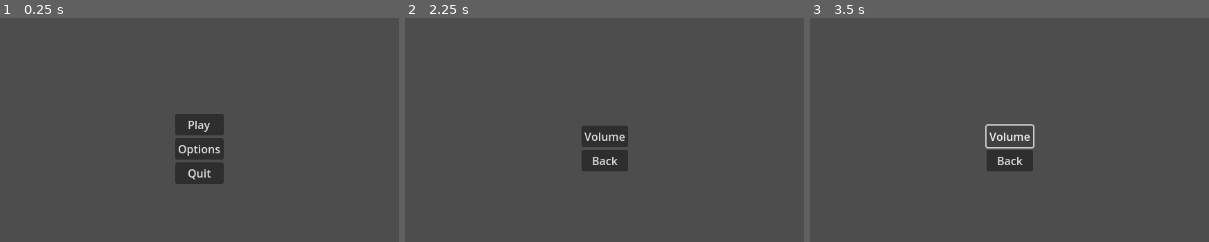
Above: before the commit, frames 1-3 (left to right).
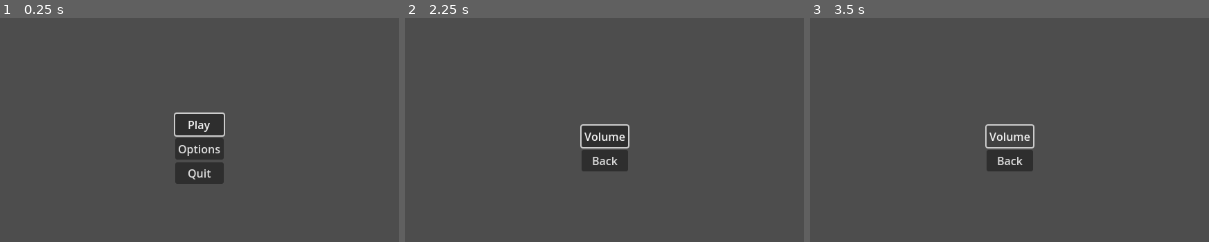
Above: after the commit, the same moments.

Repository: UN-Games/tunnels
Game: Godot game, scene res://scenes/main.tscn
Same seed, same stepped clock (60 frames per second), same inputs: the game is played once before the commit and once after it.
Inputs:
- Up to frame 1 (0.25 s): no input
- Up to frame 2 (2.25 s): click "Options" at 0.5 s; click "Back" at 1.25 s; click "Options" at 2 s
- Up to frame 3 (3.5 s): click "Volume" at 2.75 s
The pictures show only the part of the screen within x 25-75%, y 21-71%; the shares and areas given below are measured in that part.

The runs differ from the first frame. In frame 1, 0.3% of the frame differs, in the area x 43-57%, y 41-54%; in frame 2, 0.3%, in the area x 43-57%, y 47-59%; in frame 3, nothing differs.

Commit message:
Added Menu Focus
Now the focus can be navigated with the keyboard

Diff:
--- a/project.godot
+++ b/project.godot
@@ -25,6 +25,65 @@
 "res://scenes/game/": "orange"
 }
 
+[input]
+
+ui_left={
+"deadzone": 0.5,
+"events": [Object(InputEventKey,"resource_local_to_scene":false,"resource_name":"","device":0,"window_id":0,"alt_pressed":false,"shift_pressed":false,"ctrl_pressed":false,"meta_pressed":false,"pressed":false,"keycode":4194319,"physical_keycode":0,"key_label":0,"unicode":0,"echo":false,"script":null)
+, Object(InputEventJoypadButton,"resource_local_to_scene":false,"resource_name":"","device":0,"button_index":13,"pressure":0.0,"pressed":false,"script":null)
+, Object(InputEventJoypadMotion,"resource_local_to_scene":false,"resource_name":"","device":0,"axis":0,"axis_value":-1.0,"script":null)
+, Object(InputEventKey,"resource_local_to_scene":false,"resource_name":"","device":-1,"window_id":0,"alt_pressed":false,"shift_pressed":false,"ctrl_pressed":false,"meta_pressed":false,"pressed":false,"keycode":0,"physical_keycode":65,"key_label":0,"unicode":97,"echo":false,"script":null)
+]
+}
+ui_right={
+"deadzone": 0.5,
+"events": [Object(InputEventKey,"resource_local_to_scene":false,"resource_name":"","device":0,"window_id":0,"alt_pressed":false,"shift_pressed":false,"ctrl_pressed":false,"meta_pressed":false,"pressed":false,"keycode":4194321,"physical_keycode":0,"key_label":0,"unicode":0,"echo":false,"script":null)
+, Object(InputEventJoypadButton,"resource_local_to_scene":false,"resource_name":"","device":0,"button_index":14,"pressure":0.0,"pressed":false,"script":null)
+, Object(InputEventJoypadMotion,"resource_local_to_scene":false,"resource_name":"","device":0,"axis":0,"axis_value":1.0,"script":null)
+, Object(InputEventKey,"resource_local_to_scene":false,"resource_name":"","device":-1,"window_id":0,"alt_pressed":false,"shift_pressed":false,"ctrl_pressed":false,"meta_pressed":false,"pressed":false,"keycode":0,"physical_keycode":68,"key_label":0,"unicode":100,"echo":false,"script":null)
+]
+}
+ui_up={
+"deadzone": 0.5,
+"events": [Object(InputEventKey,"resource_local_to_scene":false,"resource_name":"","device":0,"window_id":0,"alt_pressed":false,"shift_pressed":false,"ctrl_pressed":false,"meta_pressed":false,"pressed":false,"keycode":4194320,"physical_keycode":0,"key_label":0,"unicode":0,"echo":false,"script":null)
+, Object(InputEventJoypadButton,"resource_local_to_scene":false,"resource_name":"","device":0,"button_index":11,"pressure":0.0,"pressed":false,"script":null)
+, Object(InputEventJoypadMotion,"resource_local_to_scene":false,"resource_name":"","device":0,"axis":1,"axis_value":-1.0,"script":null)
+, Object(InputEventKey,"resource_local_to_scene":false,"resource_name":"","device":-1,"window_id":0,"alt_pressed":false,"shift_pressed":false,"ctrl_pressed":false,"meta_pressed":false,"pressed":false,"keycode":0,"physical_keycode":87,"key_label":0,"unicode":119,"echo":false,"script":null)
+]
+}
+ui_down={
+"deadzone": 0.5,
+"events": [Object(InputEventKey,"resource_local_to_scene":false,"resource_name":"","device":0,"window_id":0,"alt_pressed":false,"shift_pressed":false,"ctrl_pressed":false,"meta_pressed":false,"pressed":false,"keycode":4194322,"physical_keycode":0,"key_label":0,"unicode":0,"echo":false,"script":null)
+, Object(InputEventJoypadButton,"resource_local_to_scene":false,"resource_name":"","device":0,"button_index":12,"pressure":0.0,"pressed":false,"script":null)
+, Object(InputEventJoypadMotion,"resource_local_to_scene":false,"resource_name":"","device":0,"axis":1,"axis_value":1.0,"script":null)
+, Object(InputEventKey,"resource_local_to_scene":false,"resource_name":"","device":-1,"window_id":0,"alt_pressed":false,"shift_pressed":false,"ctrl_pressed":false,"meta_pressed":false,"pressed":false,"keycode":0,"physical_keycode":83,"key_label":0,"unicode":115,"echo":false,"script":null)
+]
+}
+up={
+"deadzone": 0.5,
+"events": [Object(InputEventKey,"resource_local_to_scene":false,"resource_name":"","device":-1,"window_id":0,"alt_pressed":false,"shift_pressed":false,"ctrl_pressed":false,"meta_pressed":false,"pressed":false,"keycode":0,"physical_keycode":4194320,"key_label":0,"unicode":0,"echo":false,"script":null)
+, Object(InputEventKey,"resource_local_to_scene":false,"resource_name":"","device":-1,"window_id":0,"alt_pressed":false,"shift_pressed":false,"ctrl_pressed":false,"meta_pressed":false,"pressed":false,"keycode":0,"physical_keycode":87,"key_label":0,"unicode":119,"echo":false,"script":null)
+]
+}
+down={
+"deadzone": 0.5,
+"events": [Object(InputEventKey,"resource_local_to_scene":false,"resource_name":"","device":-1,"window_id":0,"alt_pressed":false,"shift_pressed":false,"ctrl_pressed":false,"meta_pressed":false,"pressed":false,"keycode":0,"physical_keycode":4194322,"key_label":0,"unicode":0,"echo":false,"script":null)
+, Object(InputEventKey,"resource_local_to_scene":false,"resource_name":"","device":-1,"window_id":0,"alt_pressed":false,"shift_pressed":false,"ctrl_pressed":false,"meta_pressed":false,"pressed":false,"keycode":0,"physical_keycode":83,"key_label":0,"unicode":115,"echo":false,"script":null)
+]
+}
+left={
+"deadzone": 0.5,
+"events": [Object(InputEventKey,"resource_local_to_scene":false,"resource_name":"","device":-1,"window_id":0,"alt_pressed":false,"shift_pressed":false,"ctrl_pressed":false,"meta_pressed":false,"pressed":false,"keycode":0,"physical_keycode":4194319,"key_label":0,"unicode":0,"echo":false,"script":null)
+, Object(InputEventKey,"resource_local_to_scene":false,"resource_name":"","device":-1,"window_id":0,"alt_pressed":false,"shift_pressed":false,"ctrl_pressed":false,"meta_pressed":false,"pressed":false,"keycode":0,"physical_keycode":65,"key_label":0,"unicode":97,"echo":false,"script":null)
+]
+}
+right={
+"deadzone": 0.5,
+"events": [Object(InputEventKey,"resource_local_to_scene":false,"resource_name":"","device":-1,"window_id":0,"alt_pressed":false,"shift_pressed":false,"ctrl_pressed":false,"meta_pressed":false,"pressed":false,"keycode":0,"physical_keycode":4194321,"key_label":0,"unicode":0,"echo":false,"script":null)
+, Object(InputEventKey,"resource_local_to_scene":false,"resource_name":"","device":-1,"window_id":0,"alt_pressed":false,"shift_pressed":false,"ctrl_pressed":false,"meta_pressed":false,"pressed":false,"keycode":0,"physical_keycode":68,"key_label":0,"unicode":100,"echo":false,"script":null)
+]
+}
+
 [rendering]
 
 renderer/rendering_method="gl_compatibility"
--- a/scenes/menu/main_menu.gd
+++ b/scenes/menu/main_menu.gd
@@ -1,10 +1,11 @@
 extends Control
+
 
 
 # Called when the node enters the scene tree for the first time.
 func _ready() -> void:
-	pass # Replace with function body.
-
+	# Grab the focus of the start button
+	$MarginContainer/VBoxContainer/Play.grab_focus()
 
 # Called every frame. 'delta' is the elapsed time since the previous frame.
 func _process(delta: float) -> void:
--- a/scenes/menu/options/options.gd
+++ b/scenes/menu/options/options.gd
@@ -3,7 +3,8 @@
 
 # Called when the node enters the scene tree for the first time.
 func _ready() -> void:
-	pass # Replace with function body.
+	# Grab the volume slider focus
+	$MarginContainer/VBoxContainer/Volume.grab_focus();
 
 
 # Called every frame. 'delta' is the elapsed time since the previous frame.
